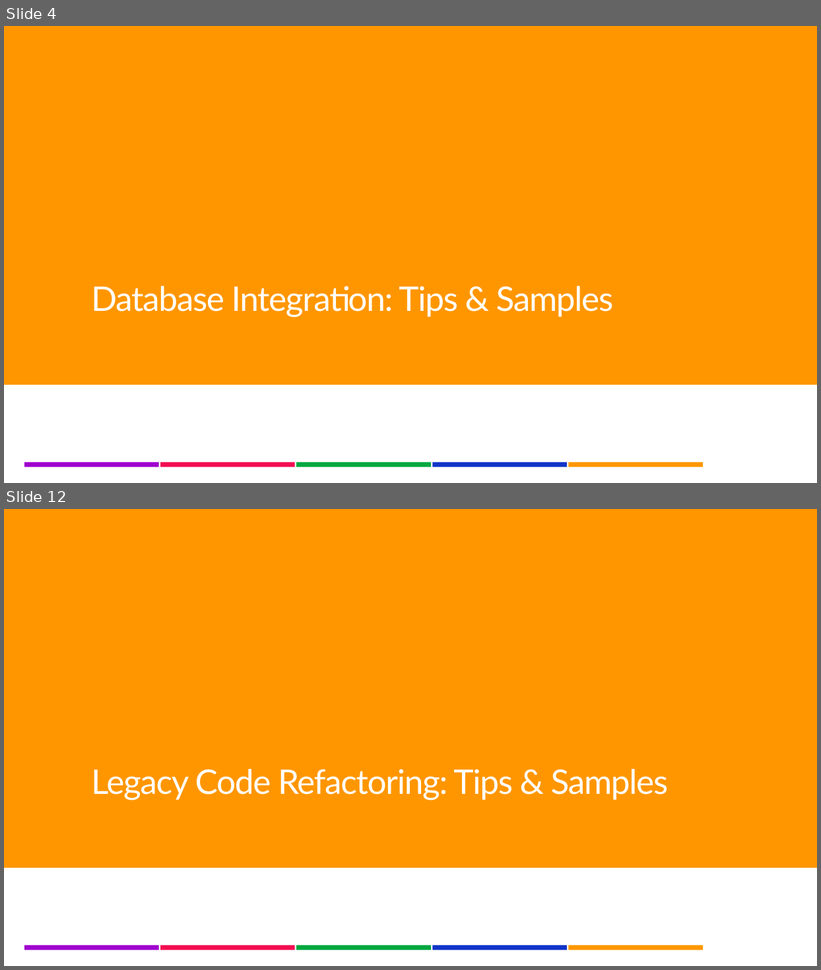
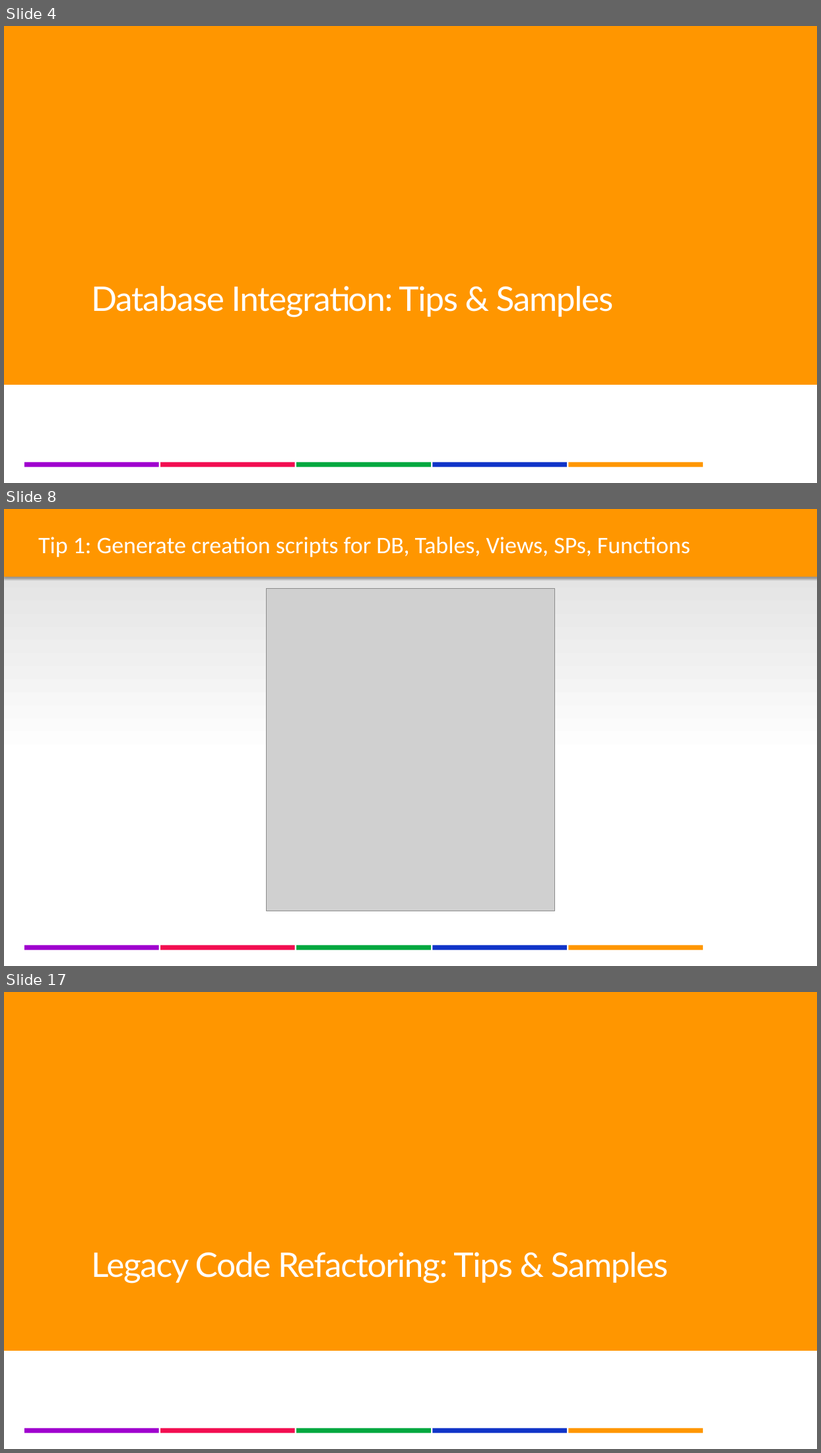
Before and after one commit to lgoldin/TestOrientedDevelopment, a slide deck: DesigningTestableApplications - Part II - DB Integration & Legacy Code.pptx. Shown one above the other, each under a label of ours: slides 4 and 12 before the commit, slides 4, 8 and 17 after it; the slides between them are not shown. The pictures are 821x970 and 821x1453 pixels, drawn with LibreOffice and Linux fonts; fonts in the diff are those of the drawing; grey boxes stand for pictures; background and template pictures are left out. Boxes give left, top, right and bottom in pixels: in the first picture for what was removed or moved away, otherwise in the second. Text is boxed around its words. In the diff, an @@ line names an element or a change of style, - is before the commit and + after.

```diff
--- a/DesigningTestableApplications - Part II - DB Integration & Legacy Code.pptx
+++ b/DesigningTestableApplications - Part II - DB Integration & Legacy Code.pptx
@@ slide 8 added at box(4, 509, 817, 966), background #FFFFFF; not listed: 6 template elements that a slide beside it also shows @@
@@ rectangle added at box(4, 509, 817, 802), fill gradient #CB8CF4 to #D9D9D9 to #FFFFFF @@
@@ rectangle added at box(4, 509, 817, 577), fill #FF9600 @@
@@ text added at box(38, 537, 690, 557), 28 pt, text #FFFFFF @@
+Tip 1: Generate creation scripts for DB, Tables, Views, SPs, Functions
@@ picture added at box(267, 589, 555, 911) @@
@@ what was slide 12 is now slide 17 @@
```
Also in this commit, not shown: 6 slides changed, 5 other slides added, 1 slide removed.
